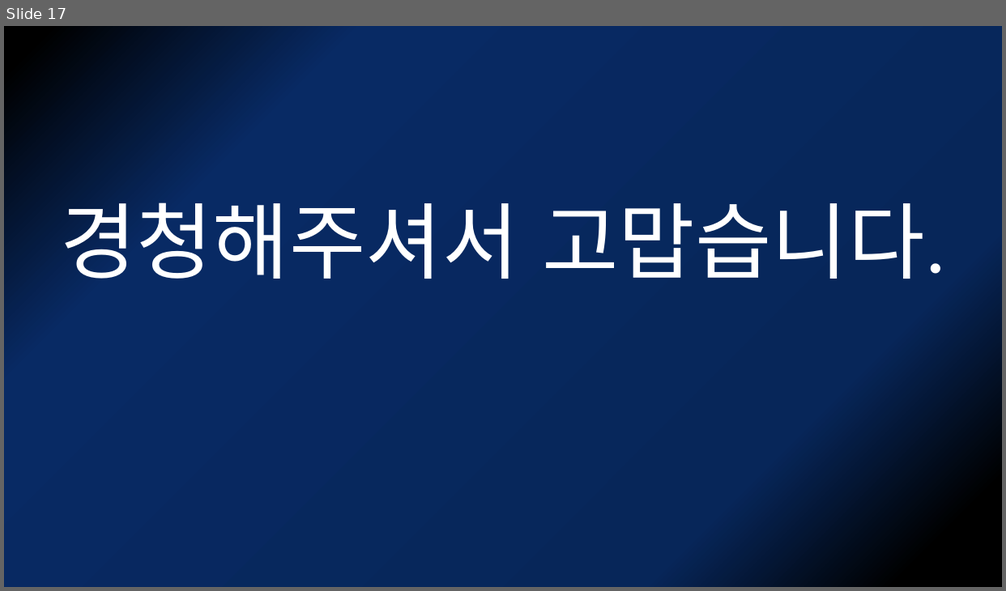
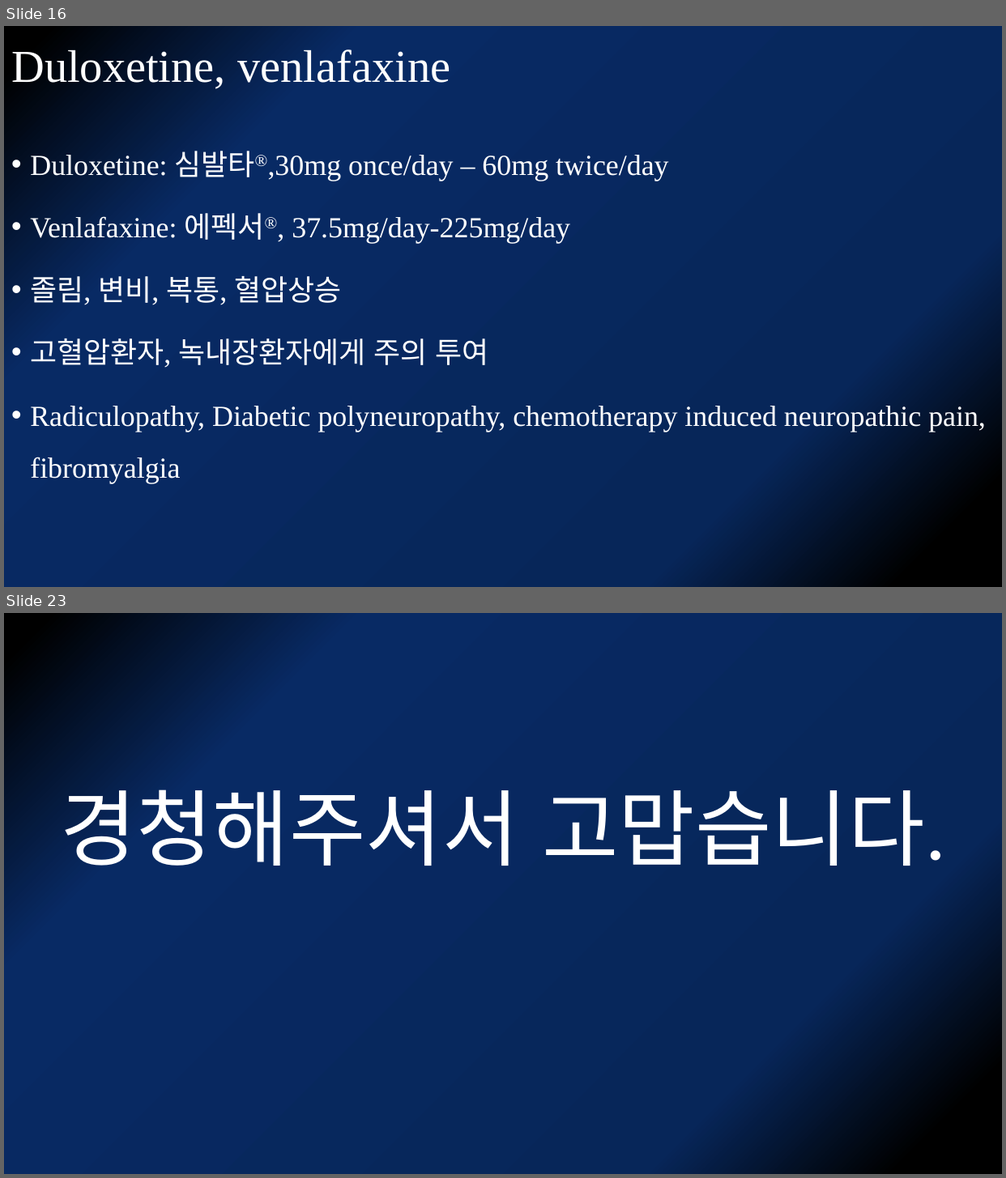
Before and after one commit to kjfdf/lecture, a slide deck: 2021.12 개원의연수강좌-neuropathic pain.pptx. Shown one above the other, each under a label of ours: slide 17 before the commit, slides 16 and 23 after it; the slides between them are not shown. The pictures are 1006x591 and 1006x1178 pixels, drawn with LibreOffice and Linux fonts; fonts in the diff are those of the drawing. Boxes give left, top, right and bottom in pixels: in the first picture for what was removed or moved away, otherwise in the second. Text is boxed around its words. In the diff, an @@ line names an element or a change of style, - is before the commit and + after.

```diff
--- a/2021.12 개원의연수강좌-neuropathic pain.pptx
+++ b/2021.12 개원의연수강좌-neuropathic pain.pptx
@@ slide 16 added at <box>4,26,1002,587</box>, background gradient #000000 to #072659 to #082A64 @@
@@ title added at <box>11,46,450,89</box>, 44 pt, text #FFFFFF @@
+Duloxetine, venlafaxine
@@ text added at <box>30,151,986,484</box>, 28 pt, text #FFFFFF @@
+• Duloxetine: 심발타®,30mg once/day – 60mg twice/day
+• Venlafaxine: 에펙서®, 37.5mg/day-225mg/day
+• 졸림, 변비, 복통, 혈압상승
+• 고혈압환자, 녹내장환자에게 주의 투여
+• Radiculopathy, Diabetic polyneuropathy, chemotherapy induced neuropathic pain, fibromyalgia
@@ what was slide 17 is now slide 23 @@
```
Also in this commit, not shown: 3 slides changed, 5 other slides added.
